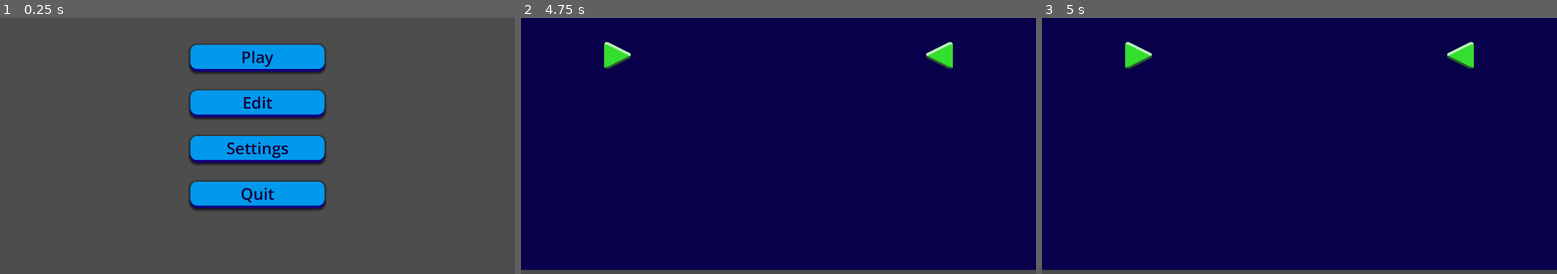
Above: before the commit, frames 1-3 (left to right).
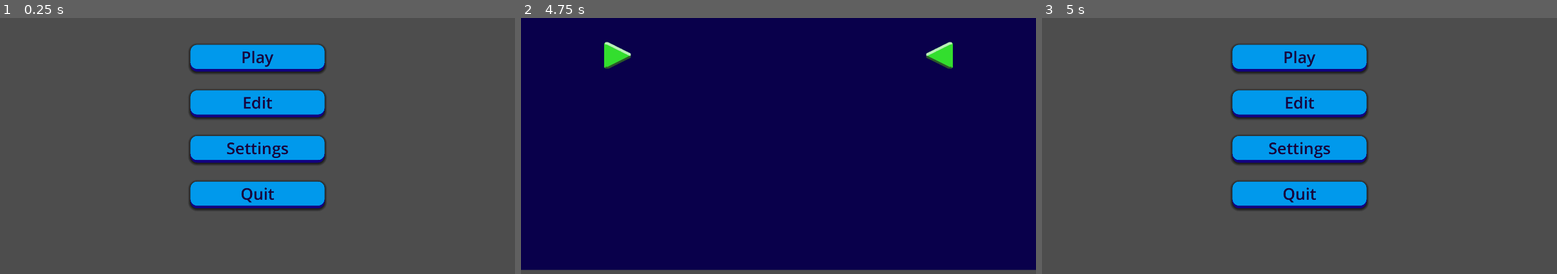
Above: after the commit, the same moments.

Repository: JoeVo1/RhythmGame
Game: Godot game, scene res://Scenes/main_menu.tscn
The game is run twice, just before and just after one commit, with the same random seed, the same clock (stepped at 60 frames per second) and the same inputs.
Inputs (mouse positions are in pixels of both pictures, inside the frame that each line leads up to):
- Up to frame 1 (0.25 s): no input
- Up to frame 2 (4.75 s): click "Play" at 0.5 s; tap Enter (ui_accept) at 1.25, 2.75, 4.25 s; move the mouse to (891, 148) at 1.27 s; hold Right (ui_right) 1.28-2 s; hold Enter (ui_accept) 1.28-2 s; click (891, 148) at 1.42 s; drag from (675, 176) to (752, 220) at 2.02 s; move the mouse to (830, 99) at 2.77 s; hold Right (ui_right) 2.78-3.5 s; hold Enter (ui_accept) 2.78-3.5 s; click (830, 99) at 2.92 s; drag from (752, 220) to (624, 120) at 3.52 s; move the mouse to (933, 207) at 4.27 s; hold Left (ui_left) from 4.28 s (still down); hold Enter (ui_accept) from 4.28 s (still down); click (933, 207) at 4.42 s
- Up to frame 3 (5 s): keep holding Left (ui_left); keep holding Enter (ui_accept); tap Escape (ui_cancel) at 4.9 s

Frames 1-2 are identical in both runs. In frame 3, 98% of the frame differs, in the area x 0-100%, y 0-99%.
Error before the commit: Invalid access of index '0' on a base object of type: 'Array'. (res://Scripts/SongSelection.gd:21)
Error after the commit: Invalid access of index '0' on a base object of type: 'Array'. (res://Scripts/SongSelection.gd:22)

Commit message:
update to game and colors

Diff:
--- /dev/null
+++ b/Scenes/ClosingDoors.gd
@@ -0,0 +1,23 @@
+extends Node2D
+
+@export var topDestination: float
+@export var bottemDestination: float
+var closing = false
+
+func _physics_process(delta):
+	if(!closing):
+		return
+	$Top.position.y = lerpf($Top.position.y, topDestination, 0.05)
+	$Bottem.position.y = lerpf($Bottem.position.y, bottemDestination, 0.05)
+
+func closeDoors():
+	closing = true
+	$DoorTimer.start()
+
+func _on_door_timer_timeout():
+	$Panel/Score/Label.text += str(Collider.TotalScore)
+	$Panel/Misses/Label.text += str(Collider.misses)
+	$Panel/Okay/Label.text += str(Collider.okayScore)
+	$Panel/Good/Label.text += str(Collider.goodScore)
+	$Panel/Perfect/Label.text += str(Collider.perfectScore)
+	$Panel.visible = true
--- a/Scenes/game.tscn
+++ b/Scenes/game.tscn
@@ -10,6 +10,10 @@
 [ext_resource type="Texture2D" uid="uid://6f428qxavjb0" path="res://Assets/progressBarBG.png" id="7_mug53"]
 [ext_resource type="Texture2D" uid="uid://uy2lsos6ojxj" path="res://Assets/ProgressBarOver.png" id="8_uaxxu"]
 [ext_resource type="Texture2D" uid="uid://duha318pwi42l" path="res://Assets/BackGroundaddition.png" id="9_rnyqd"]
+[ext_resource type="Texture2D" uid="uid://5gpbmcbv3n0t" path="res://Assets/circle.png" id="11_bn4rh"]
+[ext_resource type="Texture2D" uid="uid://bvhagsj1wllfi" path="res://Assets/circleinner.png" id="12_se3sn"]
+[ext_resource type="Script" path="res://Scenes/ClosingDoors.gd" id="13_f0c6j"]
+[ext_resource type="Texture2D" uid="uid://2a7e7mwactfc" path="res://Assets/closingScene.png" id="14_lnmbo"]
 
 [sub_resource type="AudioStream" id="AudioStream_26cnw"]
 
@@ -53,7 +57,7 @@
 
 [node name="Conductor" parent="." instance=ExtResource("4_agx0j")]
 stream = SubResource("AudioStream_26cnw")
-volume_db = -22.521
+volume_db = 24.0
 
 [node name="Node" type="Node" parent="."]
 
@@ -111,9 +115,10 @@
 
 [node name="Panel" type="Panel" parent="."]
 visible = false
-offset_left = 700.0
+z_index = 3
+offset_left = 535.05
 offset_top = 200.0
-offset_right = 1842.0
+offset_right = 1677.05
 offset_bottom = 900.0
 
 [node name="BackBtn" type="Button" parent="Panel"]
@@ -134,6 +139,142 @@
 theme_override_font_sizes/font_size = 50
 text = "Cancel"
 
+[node name="VolumeBar" type="TextureProgressBar" parent="."]
+visible = false
+z_index = 1
+offset_left = 1920.0
+offset_top = 857.23
+offset_right = 2021.0
+offset_bottom = 958.231
+min_value = -80.0
+max_value = 24.0
+value = -80.0
+fill_mode = 4
+texture_under = ExtResource("11_bn4rh")
+texture_progress = ExtResource("12_se3sn")
+
+[node name="Timer" type="Timer" parent="."]
+
+[node name="Notes" type="Node" parent="."]
+
+[node name="Doors" type="Node2D" parent="."]
+script = ExtResource("13_f0c6j")
+topDestination = -132.5
+bottemDestination = 277.0
+
+[node name="Top" type="Sprite2D" parent="Doors"]
+z_index = 4
+position = Vector2(0, -766.225)
+texture = ExtResource("14_lnmbo")
+centered = false
+
+[node name="Bottem" type="Sprite2D" parent="Doors"]
+z_index = 4
+position = Vector2(0, 829.635)
+texture = ExtResource("14_lnmbo")
+centered = false
+flip_v = true
+
+[node name="DoorTimer" type="Timer" parent="Doors"]
+wait_time = 1.5
+one_shot = true
+
+[node name="Panel" type="Panel" parent="Doors"]
+visible = false
+self_modulate = Color(0, 0, 0, 1)
+z_index = 5
+offset_left = 40.0
+offset_top = 50.0
+offset_right = 1980.0
+offset_bottom = 1050.0
+
+[node name="Score" type="ColorRect" parent="Doors/Panel"]
+layout_mode = 0
+offset_left = 137.67
+offset_top = 50.0
+offset_right = 554.47
+offset_bottom = 139.41
+
+[node name="Label" type="Label" parent="Doors/Panel/Score"]
+layout_mode = 0
+offset_left = 12.33
+offset_top = 8.0
+offset_right = 402.33
+offset_bottom = 81.0
+theme_override_colors/font_color = Color(0, 0, 0, 1)
+theme_override_font_sizes/font_size = 50
+text = "Score: "
+
+[node name="Misses" type="ColorRect" parent="Doors/Panel"]
+layout_mode = 0
+offset_left = 137.67
+offset_top = 200.0
+offset_right = 554.47
+offset_bottom = 289.41
+
+[node name="Label" type="Label" parent="Doors/Panel/Misses"]
+layout_mode = 0
+offset_left = 12.33
+offset_top = 8.0
+offset_right = 402.33
+offset_bottom = 81.0
+theme_override_colors/font_color = Color(0, 0, 0, 1)
+theme_override_font_sizes/font_size = 50
+text = "Misses: "
+
+[node name="Okay" type="ColorRect" parent="Doors/Panel"]
+layout_mode = 0
+offset_left = 137.67
+offset_top = 350.0
+offset_right = 554.47
+offset_bottom = 439.41
+
+[node name="Label" type="Label" parent="Doors/Panel/Okay"]
+layout_mode = 0
+offset_left = 12.33
+offset_top = 8.0
+offset_right = 402.33
+offset_bottom = 81.0
+theme_override_colors/font_color = Color(0, 0, 0, 1)
+theme_override_font_sizes/font_size = 50
+text = "Okay: "
+
+[node name="Good" type="ColorRect" parent="Doors/Panel"]
+layout_mode = 0
+offset_left = 137.67
+offset_top = 500.0
+offset_right = 554.47
+offset_bottom = 589.41
+
+[node name="Label" type="Label" parent="Doors/Panel/Good"]
+layout_mode = 0
+offset_left = 12.33
+offset_top = 8.0
+offset_right = 402.33
+offset_bottom = 81.0
+theme_override_colors/font_color = Color(0, 0, 0, 1)
+theme_override_font_sizes/font_size = 50
+text = "Good: "
+
+[node name="Perfect" type="ColorRect" parent="Doors/Panel"]
+layout_mode = 0
+offset_left = 137.67
+offset_top = 650.0
+offset_right = 554.47
+offset_bottom = 739.41
+
+[node name="Label" type="Label" parent="Doors/Panel/Perfect"]
+layout_mode = 0
+offset_left = 12.33
+offset_top = 8.0
+offset_right = 402.33
+offset_bottom = 81.0
+theme_override_colors/font_color = Color(0, 0, 0, 1)
+theme_override_font_sizes/font_size = 50
+text = "Perfect: "
+
 [connection signal="beat" from="Conductor" to="." method="_on_conductor_beat"]
+[connection signal="songFinished" from="Conductor" to="." method="_on_conductor_song_finished"]
 [connection signal="button_down" from="Panel/BackBtn" to="." method="_on_back_btn_button_down"]
 [connection signal="button_down" from="Panel/CancelBtn" to="." method="_on_cancel_btn_button_down"]
+[connection signal="timeout" from="Doors/DoorTimer" to="Doors" method="_on_door_timer_timeout"]
--- /dev/null
+++ b/Scripts/SaveSettings.gd
@@ -0,0 +1,15 @@
+class_name SaveSettings
+
+const saveGamePath = "user://Settings.json"
+
+static func writeData(audio):
+	var dic: Dictionary
+	dic["audio"] = audio
+	var file = FileAccess.open(saveGamePath, FileAccess.WRITE)
+	file.store_string(JSON.stringify(dic))
+
+static func readData():
+	if FileAccess.file_exists(saveGamePath):
+		var file = FileAccess.open(saveGamePath, FileAccess.READ).get_as_text()
+		return JSON.parse_string(file)
+	return null
--- a/Scripts/SongSelection.gd
+++ b/Scripts/SongSelection.gd
@@ -4,6 +4,7 @@
 const GUI = preload("res://Prefabs/song_gui.tscn")
 const guiOffset = 140
 var sceneToUse
+var mainMenu = preload("res://Scenes/main_menu.tscn")
 var gameScene = preload("res://Scenes/game.tscn")
 var editorScene = preload("res://Scenes/edit.tscn")
 var pos1 = 0.0
@@ -20,8 +21,6 @@
 	$ScrollContainer.scroll_vertical = lerp(float($ScrollContainer.scroll_vertical), float(pos2), switchSpeed * delta)
 	noteGUIs[curPos].scale = lerp(Vector2(noteGUIs[curPos].scale), Vector2(1.05,1.05), 0.1)
 func _unhandled_key_input(event):
-	if(!visible):
-		return
 	if(event.is_action_pressed("ui_down")):
 		if(curPos >= MaxPos):
 			return
@@ -40,6 +39,11 @@
 
 	if(event.is_action_pressed("ui_accept")):
 		loadSong(0)
+
+	if(event.is_action_pressed("ui_cancel")):
+		var GameInstance = mainMenu.instantiate()
+		get_parent().add_child(GameInstance)
+		queue_free()
 
 func changeGameScene(sceneIndex):
 	var editor = false
@@ -73,7 +77,6 @@
 	GameInstance.path = path + songToPlay
 	get_parent().add_child(GameInstance)
 	queue_free()
-	visible = false
 
 func _input(event):
 	if(not event is InputEventMouse || event is InputEventMouseMotion || event.is_released()):
@@ -83,7 +86,7 @@
 			loadSong(int(event.position.y + 80)/ guiOffset - 1)
 
 func SetColor(i):
-	if(i + curPos > dir.len()):
+	if(i + curPos > dir.size() || dir[curPos + i] == "New Map"):
 		return
 	var dataPath = null
 	for file in DirAccess.get_files_at(path + str(dir[curPos + i])):
@@ -93,7 +96,7 @@
 		return
 	var songData = parseFile(dataPath)
 	if(!songData.has("color")):
-		noteGUIs[curPos + i].self_modulate = Color(0,0.7,0,1)
+		noteGUIs[curPos + i].self_modulate = Color(0.556952,1,0.579451,1)
 		return
 	noteGUIs[curPos + i].self_modulate = str_to_var(songData.color)
 
--- a/Scripts/conductor.gd
+++ b/Scripts/conductor.gd
@@ -21,6 +21,7 @@
 
 signal beat(position)
 signal measureSignal(position)
+signal songFinished()
 
 func loadSong(path, _bpm, _delay):
 	if(path == null):
@@ -49,6 +50,8 @@
 		emit_signal("measureSignal", measure)
 		last_reported_beat = song_position_in_beats
 		measure += 1
+		if(song_position_in_beats >= song_length_in_beats - 3):
+			emit_signal("songFinished")
 
 func closest_beat(nth):
 	closest = int(round((song_position / sec_per_beat) / nth) * nth)
--- a/Scripts/game.gd
+++ b/Scripts/game.gd
@@ -6,16 +6,18 @@
 var songPath
 var dataPath
 var Note = preload("res://Prefabs/note.tscn")
-var accuracy = preload("res://Scripts/noteCollider.gd")
+var accuracy = Collider
 var NoteInstance
 var bpm
 var songData
 var currentBeat = 0
 var maxBeats
 var delay
+var color
 var approachRate = 2
 # Called when the node enters the scene tree for the first time.
 func _ready():
+	conductor.volume_db = SaveSettings.readData().audio
 	for file in DirAccess.get_files_at(path):
 		if(file.ends_with(".ogg")):
 			songPath = path + '/' + file
@@ -24,10 +26,24 @@
 	songData = parseFile(dataPath)
 	conductor.loadSong(songPath,bpm,delay)
 	$TextureProgressBar.max_value = conductor.song_length
+	$Doors/Top.self_modulate = color
+	$Doors/Bottem.self_modulate = color
 
 func _unhandled_input(event):
 	if(event.is_action_pressed("ui_cancel")):
+		conductor.stream_paused = true
+		note_.pause = true
 		$Panel.visible = true
+	if(event is InputEventMouseButton):
+		if(event.button_index == MOUSE_BUTTON_WHEEL_UP):
+			conductor.volume_db += 1.04
+			$VolumeBar.value = conductor.volume_db
+			showVolumeBar()
+			return
+		if(event.button_index == MOUSE_BUTTON_WHEEL_DOWN):
+			conductor.volume_db -= 1.04
+			$VolumeBar.value = conductor.volume_db
+			showVolumeBar()
 
 func _on_conductor_beat(position):
 	if(maxBeats == currentBeat):
@@ -52,7 +68,7 @@
 
 func spawnNote(lane, _char):
 	NoteInstance = Note.instantiate()
-	add_child(NoteInstance)
+	$Notes.add_child(NoteInstance)
 	NoteInstance.initialize(lane, _char, approachRate)
 
 func parseFile(_path):
@@ -60,6 +76,7 @@
 	var data = file.get_as_text()
 	file.close()
 	data = JSON.parse_string(data)
+	color = str_to_var(data.color)
 	bpm = data.bpm
 	delay = data.delay
 	maxBeats = (data.charts[0].notes).size()
@@ -78,9 +95,24 @@
 
 
 func _on_back_btn_button_down():
+	SaveSettings.writeData(conductor.volume_db)
 	get_tree().current_scene = self
 	get_tree().change_scene_to_file("res://Scenes/main_menu.tscn")
 
 
 func _on_cancel_btn_button_down():
+	conductor.stream_paused = false
+	note_.pause = false
 	$Panel.visible = false
+
+
+func _on_conductor_song_finished():
+	SaveSettings.writeData(conductor.volume_db)
+	$Doors.closeDoors()
+
+func showVolumeBar() -> void:
+	$VolumeBar.visible = true
+	$Timer.wait_time = (1)
+	$Timer.start()
+	await $Timer.timeout
+	$VolumeBar.visible = false
--- a/Scripts/note.gd
+++ b/Scripts/note.gd
@@ -1,3 +1,4 @@
+class_name note_
 extends Area2D
 
 const lane1 = Vector2(-50,135)
@@ -5,6 +6,7 @@
 const lane3 = Vector2(-50,675)
 const lane4 = Vector2(-50,945)
 var speed
+static var pause : bool = false
 @onready var scoreLabels = [preload("res://Assets/miss.png"), preload("res://Assets/ok.png"), preload("res://Assets/good.png"), preload("res://Assets/perfect.png")]
 @onready var accuracy = preload("res://Scripts/noteCollider.gd")
 @onready var label = $Label
@@ -27,6 +29,8 @@
 			position = lane4
 
 func _physics_process(delta):
+	if(pause):
+		return
 	if hit:
 		var scale = lerp($Score.scale.x, 0.1, 0.1)
 		$Score.scale = Vector2(scale, scale)
@@ -35,7 +39,7 @@
 	if(position.x > 2000):
 		accuracy.combo = 0
 		accuracy.notesHit += 1
-		get_parent().updateScore()
+		get_parent().get_parent().updateScore()
 		queue_free()
 
 func destroy(score):
--- a/Scripts/noteCollider.gd
+++ b/Scripts/noteCollider.gd
@@ -1,3 +1,4 @@
+class_name Collider
 extends Node2D
 
 var miss
@@ -5,6 +6,10 @@
 var good
 var perfect
 var currentNote = []
+static var okayScore = 0
+static var goodScore = 0
+static var perfectScore = 0
+static var misses = 0
 static var TotalScore = 0
 static var notesHit = 0
 static var combo = 0
@@ -17,16 +22,20 @@
 			perfect:
 				combo +=1
 				TotalScore += 100
+				perfectScore += 1
 				currentNote[0].destroy(3)
 			good:
 				combo +=1
 				TotalScore += 50
+				goodScore += 1
 				currentNote[0].destroy(2)
 			okay:
 				combo +=1
 				TotalScore += 20
+				okayScore += 1
 				currentNote[0].destroy(1)
 			miss:
+				misses += 1
 				combo = 0
 				currentNote[0].destroy(0)
 		notesHit += 1
Binary file added: Assets/circle.png
Not shown, added: Assets/circle.png.import
Binary file added: Assets/circleinner.png
Not shown, added: Assets/circleinner.png.import
Binary file added: Assets/closingScene.png
Not shown, added: Assets/closingScene.png.import
Not shown: 1 places in Scenes/game.tscn that only renumber resources
